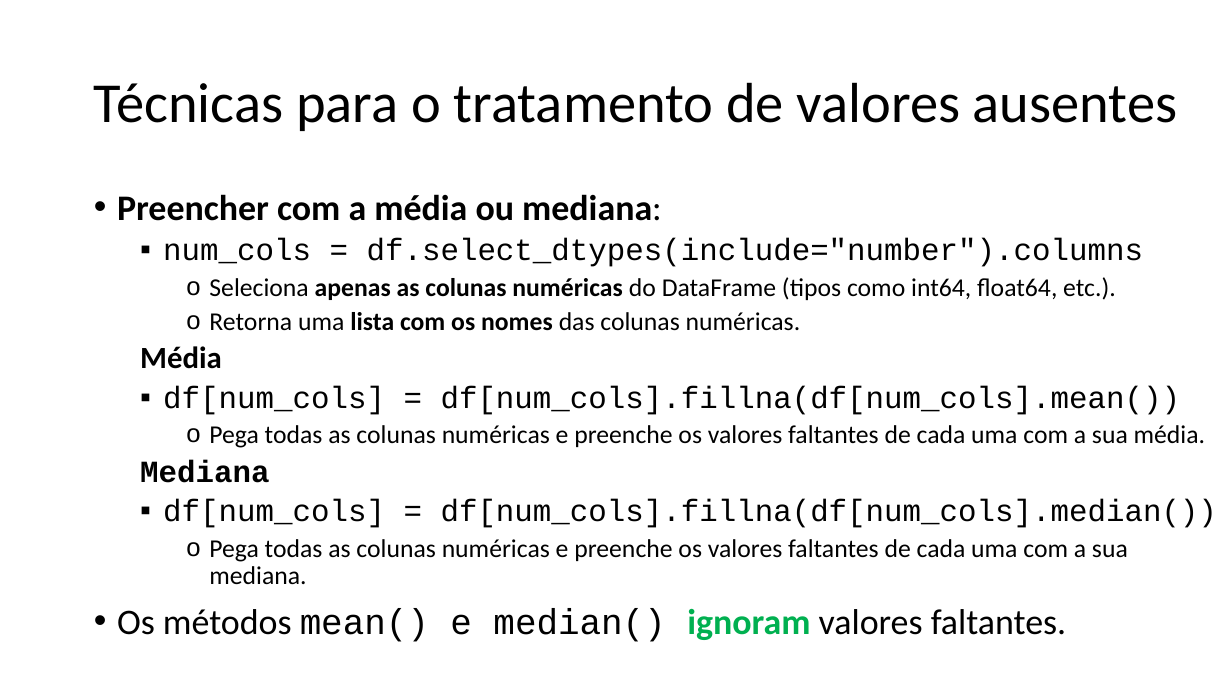
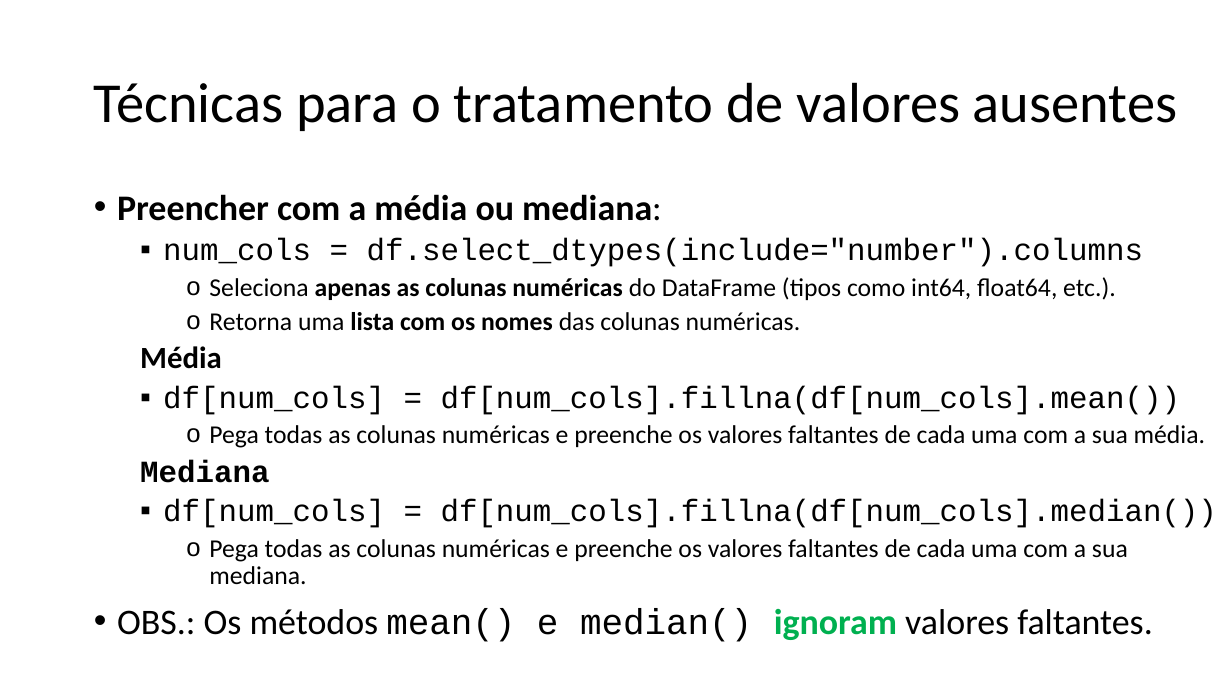
Before and after one commit to zz4fap/c24_inteligencia_artificial, a slide deck: slide 21 of slides/C24_EDA.pptx (slide 19 before the commit). Drawn at 1232x693 pixels with LibreOffice and Linux fonts; fonts in the diff are those of the drawing. Boxes give left, top, right and bottom in pixels: in the first picture for what was removed or moved away, otherwise in the second. Text is boxed around its words. In the diff, an @@ line names an element or a change of style, - is before the commit and + after.

```diff
--- a/slides/C24_EDA.pptx
+++ b/slides/C24_EDA.pptx
@@ text at <box>117,608,1153,642</box>: text changed @@
-• Os métodos mean() e median() ignoram valores faltantes.
+• OBS.: Os métodos mean() e median() ignoram valores faltantes.
```
Also in this commit, not shown: 16 other slides changed, 3 slides added, 1 other file.
